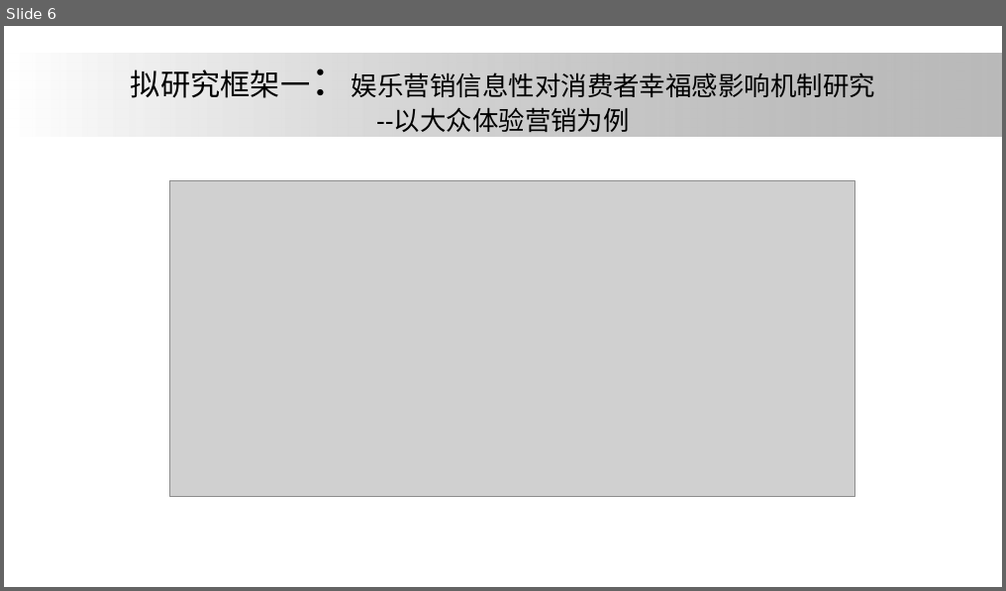
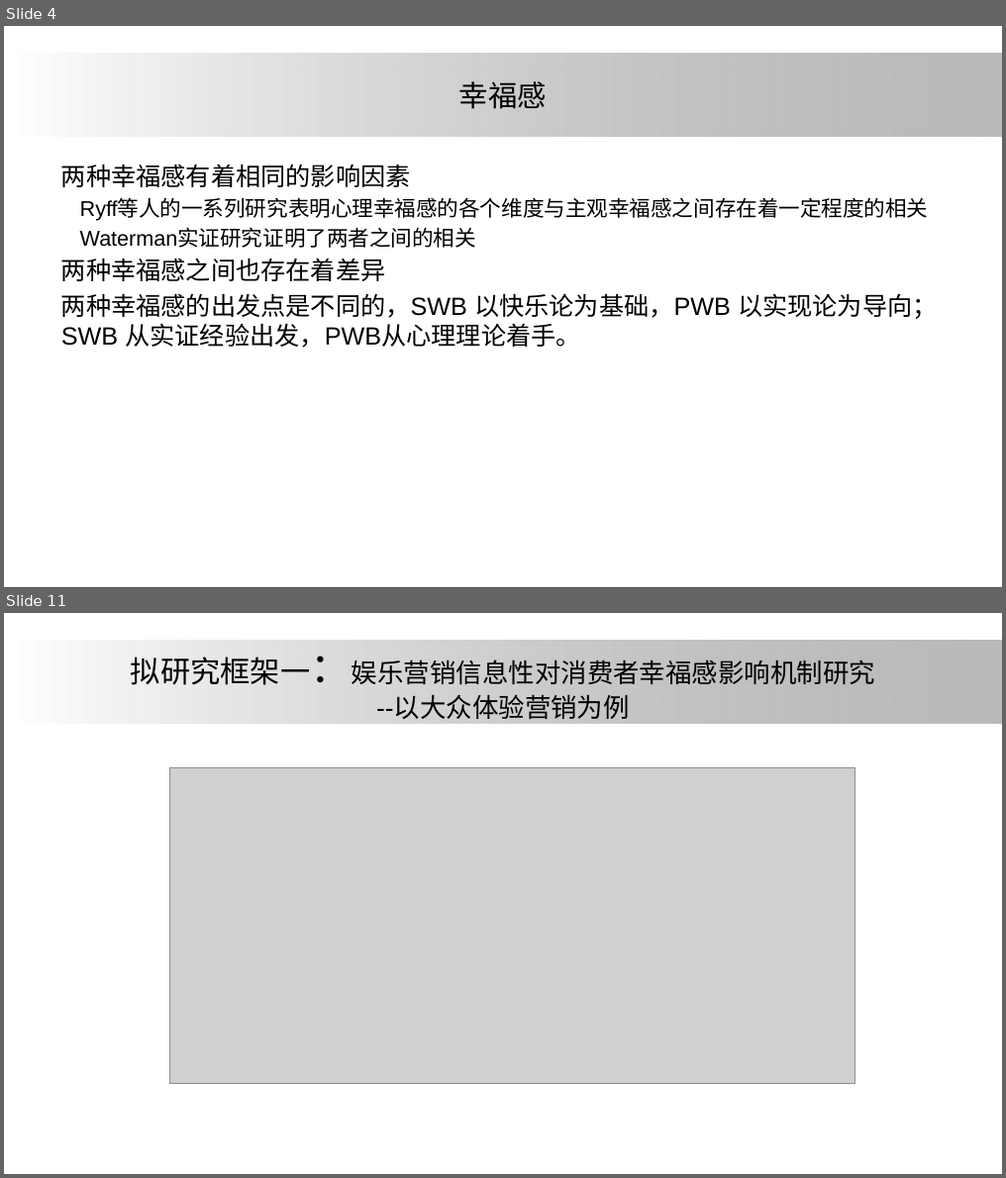
Before and after one commit to ElsaLuo/-, a slide deck: 我的坚果云/研究生搞学术/大论文/论文汇报/one.pptx. Shown one above the other, each under a label of ours: slide 6 before the commit, slides 4 and 11 after it; the slides between them are not shown. The pictures are 1006x591 and 1006x1178 pixels, drawn with LibreOffice and Linux fonts; fonts in the diff are those of the drawing; grey boxes stand for pictures; background and template pictures are left out. Boxes give left, top, right and bottom in pixels: in the first picture for what was removed or moved away, otherwise in the second. Text is boxed around its words. In the diff, an @@ line names an element or a change of style, - is before the commit and + after.

```diff
--- a/我的坚果云/研究生搞学术/大论文/论文汇报/one.pptx
+++ b/我的坚果云/研究生搞学术/大论文/论文汇报/one.pptx
@@ slide 4 added at [4, 26, 1002, 587], background #FFFFFF; not listed: 1 template element that a slide beside it also shows @@
@@ title added at [459, 81, 547, 109], 28 pt, text #000000 @@
+幸福感
@@ text added at [61, 164, 938, 348], 24 pt, text #000000 @@
+  两种幸福感有着相同的影响因素
+    Ryff等人的一系列研究表明心理幸福感的各个维度与主观幸福感之间存在着一定程度的相关
+    Waterman实证研究证明了两者之间的相关
+两种幸福感之间也存在着差异
+两种幸福感的出发点是不同的，SWB 以快乐论为基础，PWB 以实现论为导向；SWB 从实证经验出发，PWB从心理理论着手。
@@ what was slide 6 is now slide 11 @@
```
Also in this commit, not shown: 2 slides changed, 7 other slides added, 3 slides removed.
